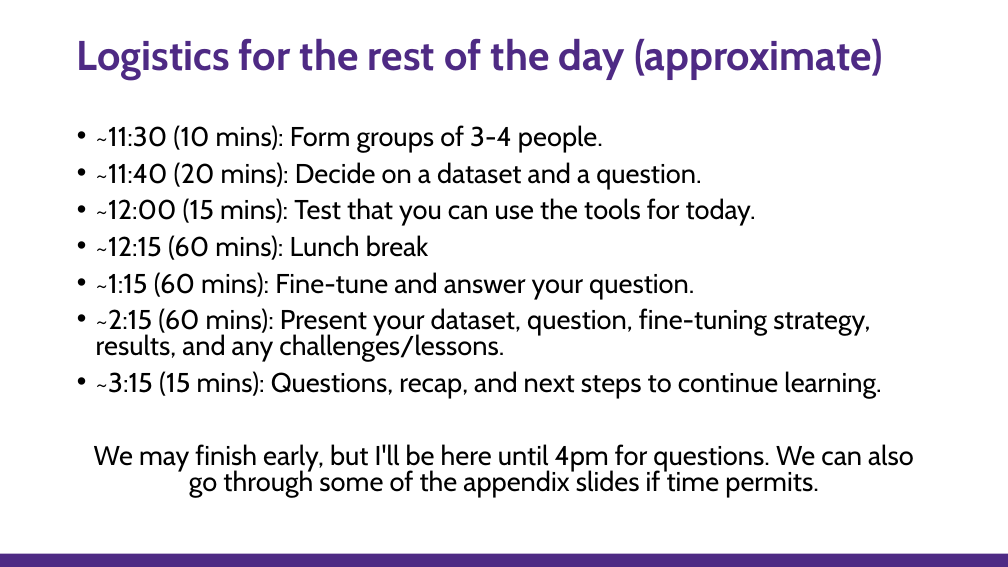
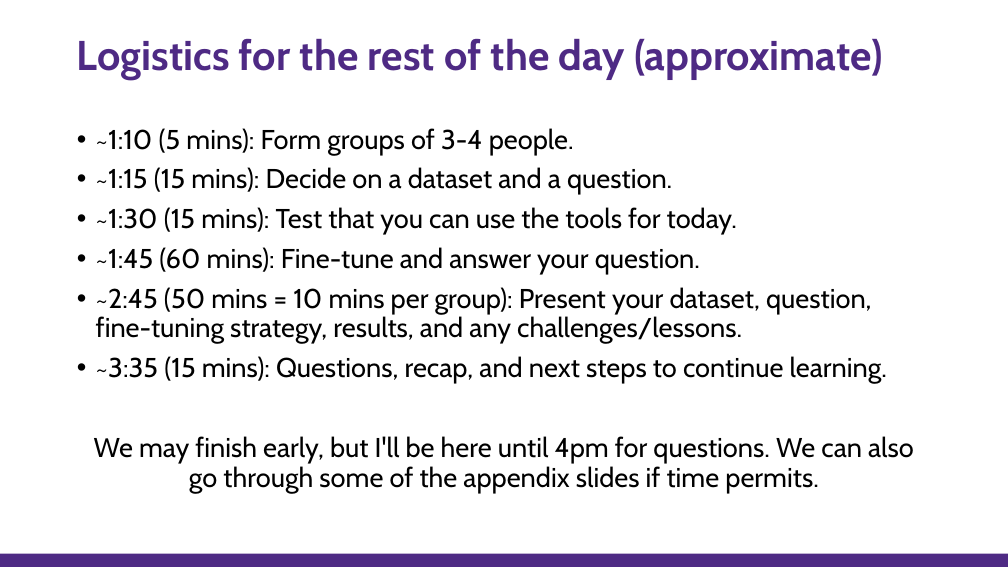
Before and after one commit to nuitrcs/fine_tuning_workshop, a slide deck: slide 31 of slides.pptx. Drawn at 1008x567 pixels with LibreOffice and Linux fonts; fonts in the diff are those of the drawing. Boxes give left, top, right and bottom in pixels: in the first picture for what was removed or moved away, otherwise in the second. Text is boxed around its words. In the diff, an @@ line names an element or a change of style, - is before the commit and + after.

```diff
--- a/slides.pptx
+++ b/slides.pptx
@@ text at [96, 128, 887, 384]: text changed @@
-• ~11:30 (10 mins): Form groups of 3-4 people.
-• ~11:40 (20 mins): Decide on a dataset and a question.
-• ~12:00 (15 mins): Test that you can use the tools for today.
-• ~12:15 (60 mins): Lunch break
-• ~1:15 (60 mins): Fine-tune and answer your question.
-• ~2:15 (60 mins): Present your dataset, question, fine-tuning strategy, results, and any challenges/lessons.
-• ~3:15 (15 mins): Questions, recap, and next steps to continue learning.
+• ~1:10 (5 mins): Form groups of 3-4 people.
+• ~1:15 (15 mins): Decide on a dataset and a question.
+• ~1:30 (15 mins): Test that you can use the tools for today.
+• ~1:45 (60 mins): Fine-tune and answer your question.
+• ~2:45 (50 mins = 10 mins per group): Present your dataset, question, fine-tuning strategy, results, and any challenges/lessons.
+• ~3:35 (15 mins): Questions, recap, and next steps to continue learning.
@@ text at [94, 436, 914, 493]: line spacing 0.8 to 0.9 @@
```
